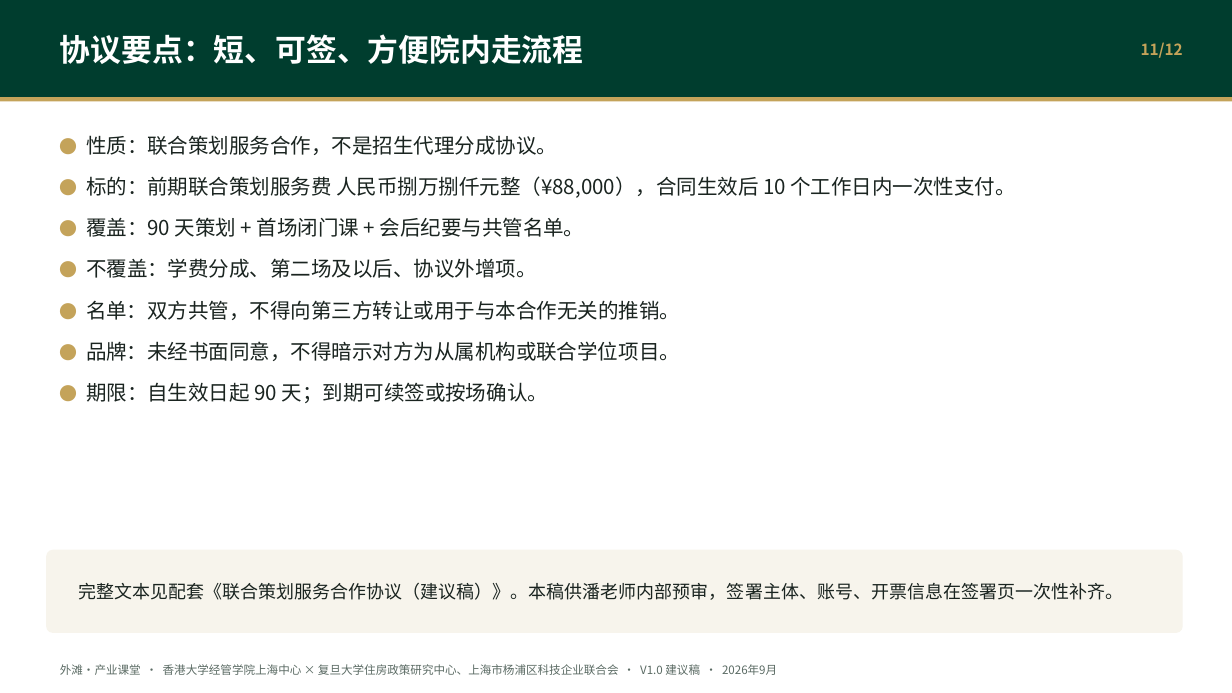
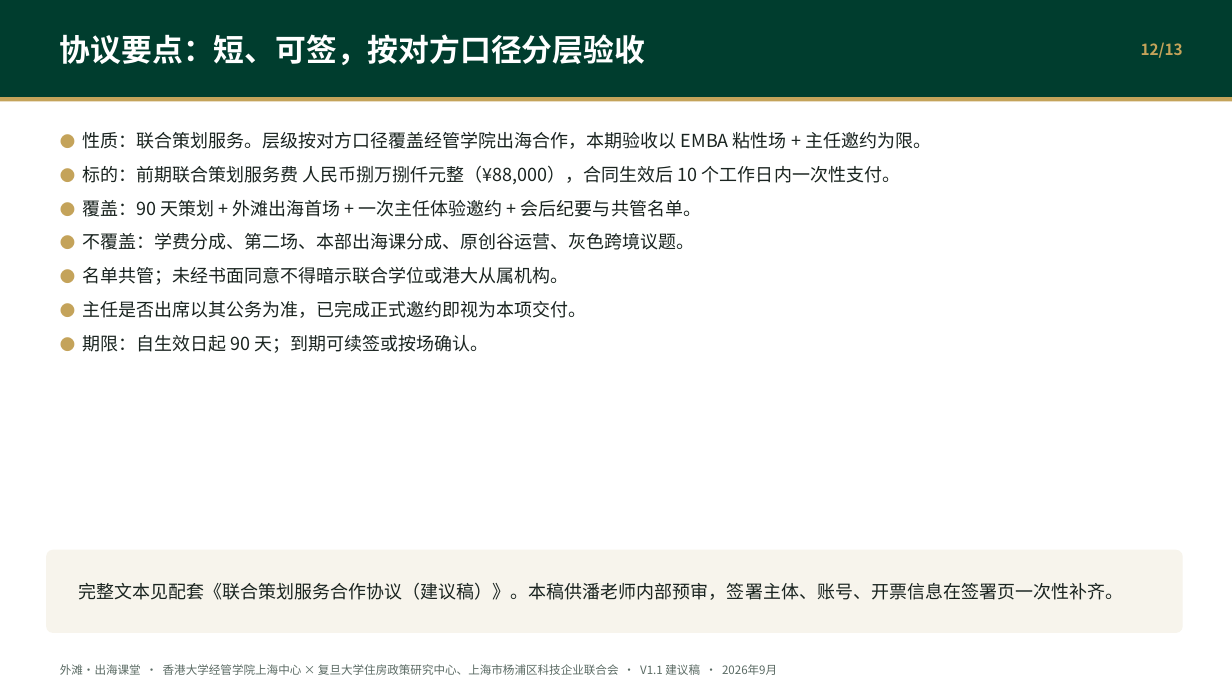
Before and after one commit to hujigang2010-maker/AIDEN, a slide deck: slide 12 of output/港大经管上海中心_外滩产业课堂_联合策划方案.pptx (slide 11 before the commit). Drawn at 1232x693 pixels with LibreOffice and Linux fonts; fonts in the diff are those of the drawing. Boxes give left, top, right and bottom in pixels: in the first picture for what was removed or moved away, otherwise in the second. Text is boxed around its words. In the diff, an @@ line names an element or a change of style, - is before the commit and + after.

```diff
--- a/output/港大经管上海中心_外滩产业课堂_联合策划方案.pptx
+++ b/output/港大经管上海中心_外滩产业课堂_联合策划方案.pptx
@@ text at <box>60,34,645,65</box>: text changed @@
-协议要点：短、可签、方便院内走流程
+协议要点：短、可签，按对方口径分层验收
@@ text at <box>1141,42,1183,58</box>: text changed @@
-11/12
+12/13
@@ text at <box>82,132,931,149</box>: text changed; size 16 to 14 pt @@
-● 性质：联合策划服务合作，不是招生代理分成协议。
+● 性质：联合策划服务。层级按对方口径覆盖经管学院出海合作，本期验收以 EMBA 粘性场 + 主任邀约为限。
@@ text at <box>82,166,900,353</box>: size 14 to 12 pt in "●", "●"; size 16 to 14 pt in "标的：前期联合策划服务费 人民币捌万捌仟元整（¥88,000），合同生效后 10 个工作日内一次性支付。", "期限：自生效日起 90 天；到期可续签或按场确认。"; less space between paragraphs @@
@@ text at <box>82,200,701,318</box>: text changed; size 16 to 14 pt @@
-● 覆盖：90 天策划 + 首场闭门课 + 会后纪要与共管名单。
-● 不覆盖：学费分成、第二场及以后、协议外增项。
-● 名单：双方共管，不得向第三方转让或用于与本合作无关的推销。
-● 品牌：未经书面同意，不得暗示对方为从属机构或联合学位项目。
+● 覆盖：90 天策划 + 外滩出海首场 + 一次主任体验邀约 + 会后纪要与共管名单。
+● 不覆盖：学费分成、第二场、本部出海课分成、原创谷运营、灰色跨境议题。
+● 名单共管；未经书面同意不得暗示联合学位或港大从属机构。
+● 主任是否出席以其公务为准，已完成正式邀约即视为本项交付。
@@ text at <box>60,664,777,675</box>: text changed @@
-外滩·产业课堂 · 香港大学经管学院上海中心 × 复旦大学住房政策研究中心、上海市杨浦区科技企业联合会 · V1.0 建议稿 · 2026年9月
+外滩·出海课堂 · 香港大学经管学院上海中心 × 复旦大学住房政策研究中心、上海市杨浦区科技企业联合会 · V1.1 建议稿 · 2026年9月
```
Also in this commit, not shown: 8 other slides changed, 4 slides added, 3 slides removed, 14 other files.
